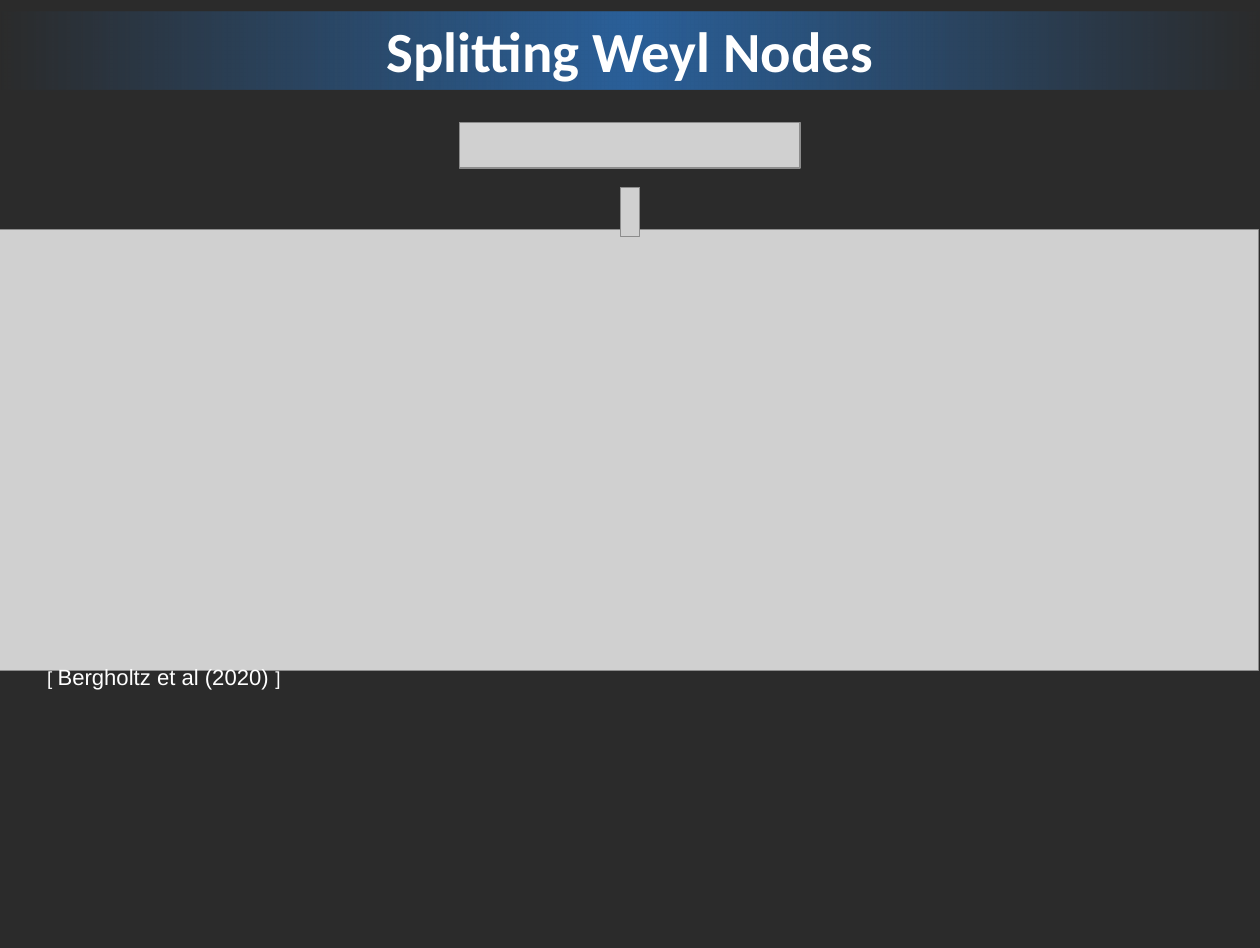
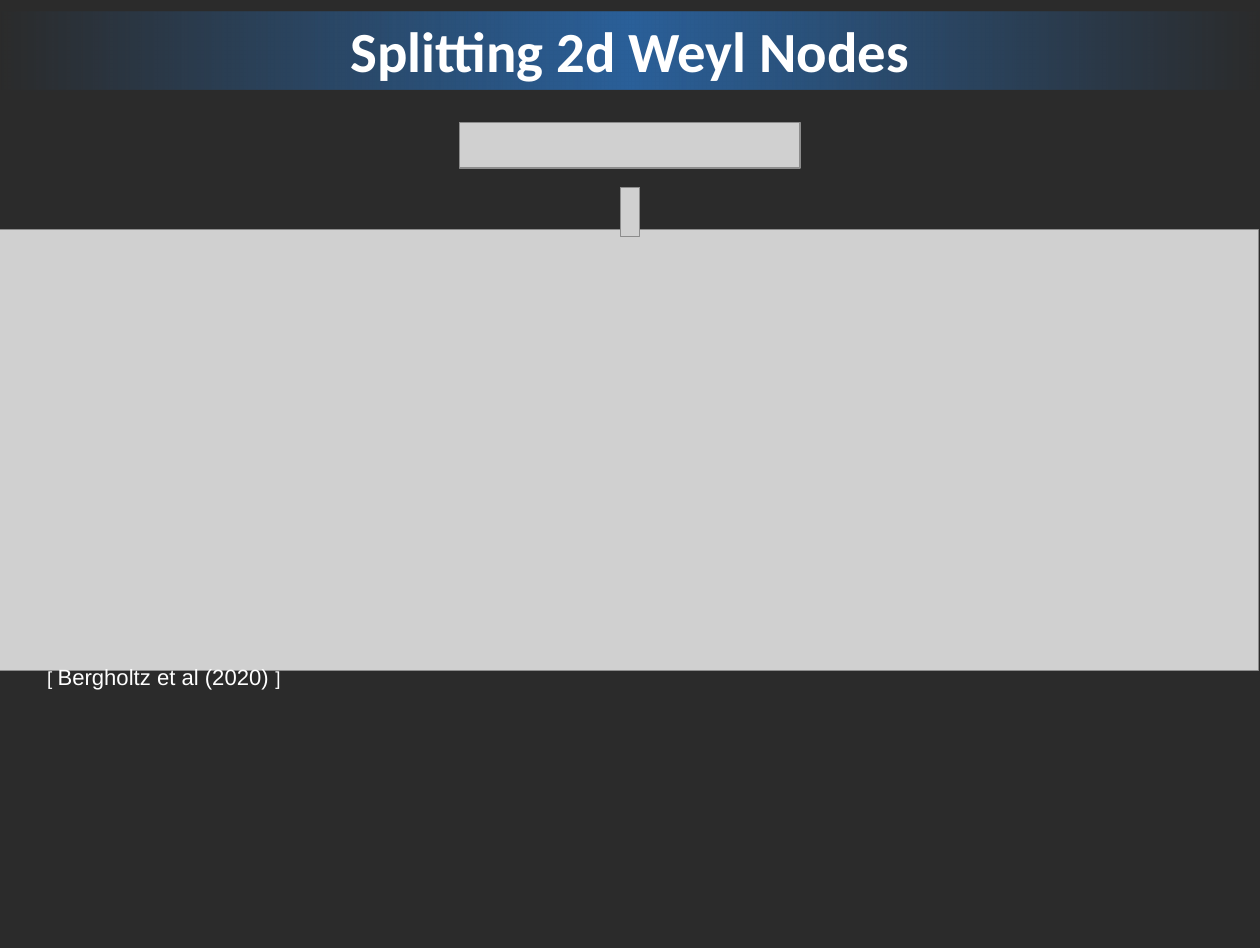
Before and after one commit to ipsita84/Puiseux-series, a slide deck: slide 9 of NH-snu.odp. Drawn at 1260x948 pixels with LibreOffice and Linux fonts; fonts in the diff are those of the drawing; grey boxes stand for pictures; background and template pictures are left out; a plain dark background stands for a picture behind light text. Boxes give left, top, right and bottom in pixels: in the first picture for what was removed or moved away, otherwise in the second. Text is boxed around its words. In the diff, an @@ line names an element or a change of style, - is before the commit and + after.

```diff
--- a/NH-snu.odp
+++ b/NH-snu.odp
@@ title at [351,32,908,82]: text changed @@
-Splitting Weyl Nodes
+Splitting 2d Weyl Nodes
```
Also in this commit, not shown: 8 other slides changed, 1 other file.
